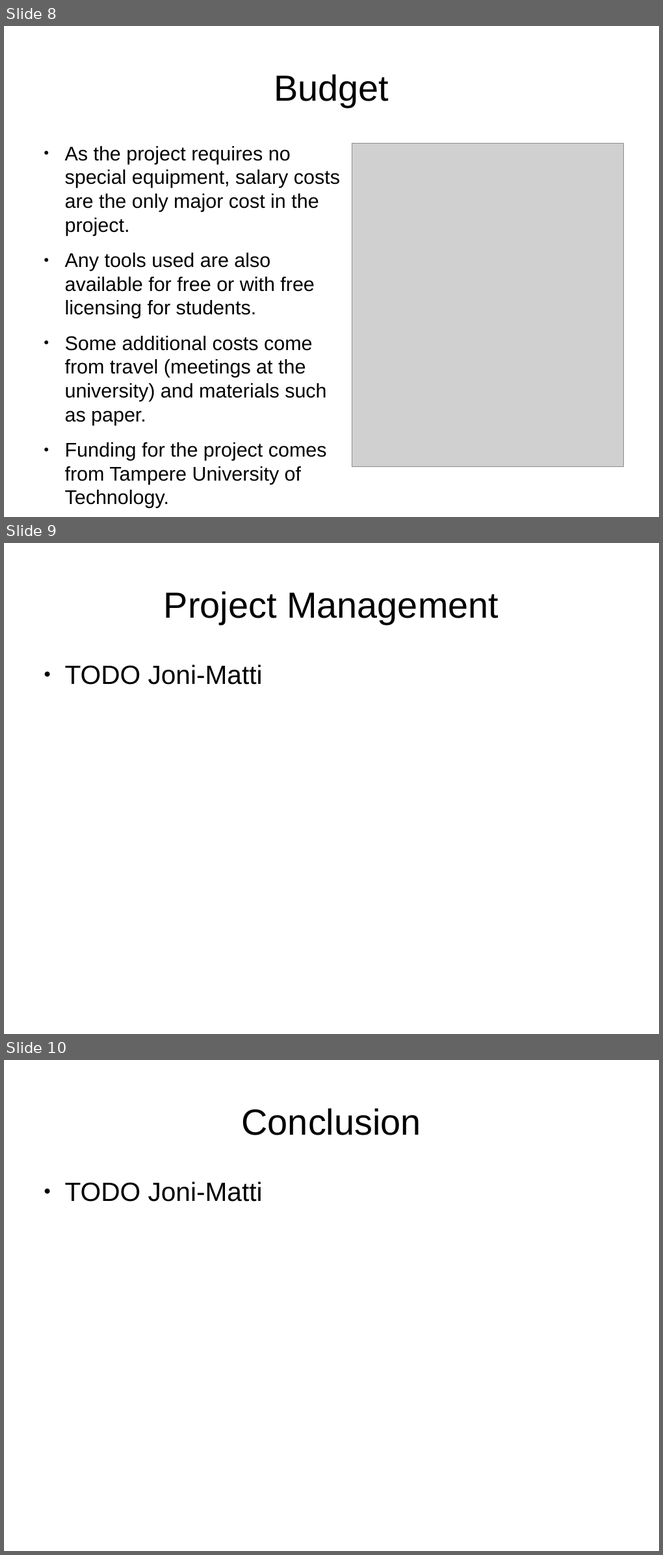
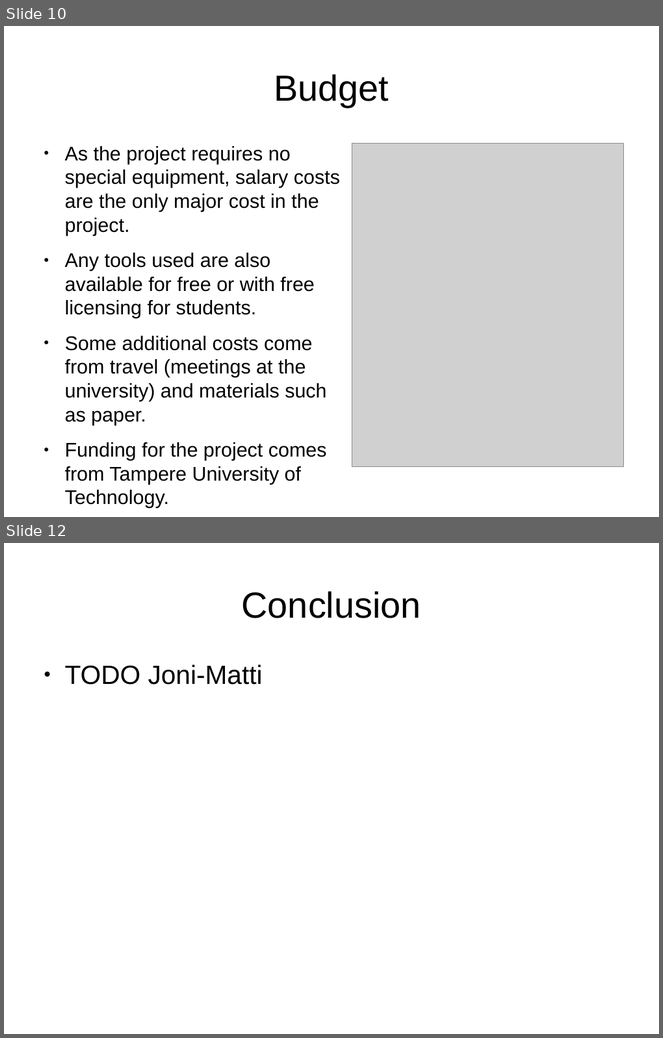
Before and after one commit to darwinbeing/kactus2all, a slide deck: Administrative/Project Plan Slides.odp. Shown one above the other, each under a label of ours: slides 8, 9 and 10 before the commit, slides 10 and 12 after it; the slides between them are not shown. The pictures are 663x1555 and 663x1038 pixels, drawn with LibreOffice and Linux fonts; fonts in the diff are those of the drawing; grey boxes stand for pictures. Boxes give left, top, right and bottom in pixels: in the first picture for what was removed or moved away, otherwise in the second. Text is boxed around its words. In the diff, an @@ line names an element or a change of style, - is before the commit and + after.

Commit message:
Updated the project plan slides.

```diff
--- a/Administrative/Project Plan Slides.odp
+++ b/Administrative/Project Plan Slides.odp
@@ slide 9 removed at <box>4,543,659,1034</box>, background #FFFFFF @@
@@ title removed at <box>164,591,499,624</box> @@
-Project Management
@@ text removed at <box>65,665,263,685</box> @@
-● TODO Joni-Matti
@@ what was slide 8 is now slide 10 @@
@@ what was slide 10 is now slide 12 @@
```
Also in this commit, not shown: 1 slide changed, 4 slides added, 1 other slide removed.
